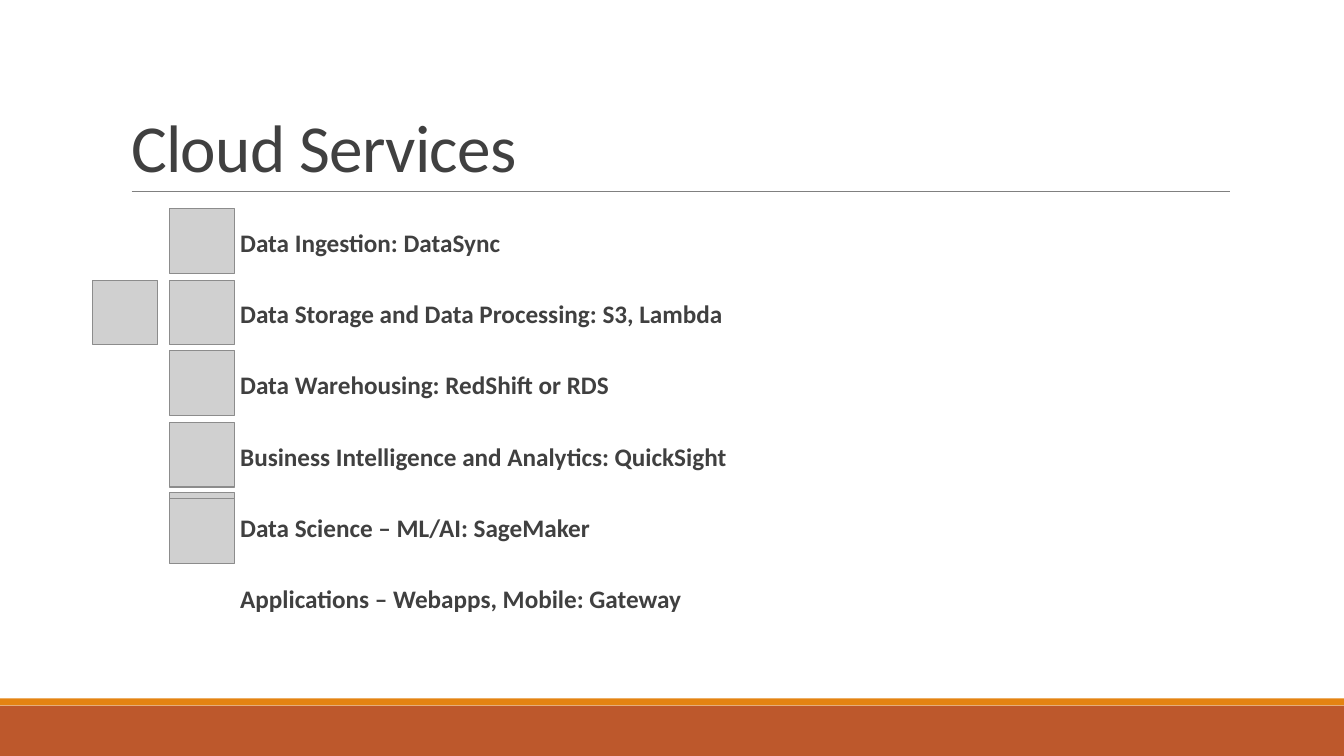
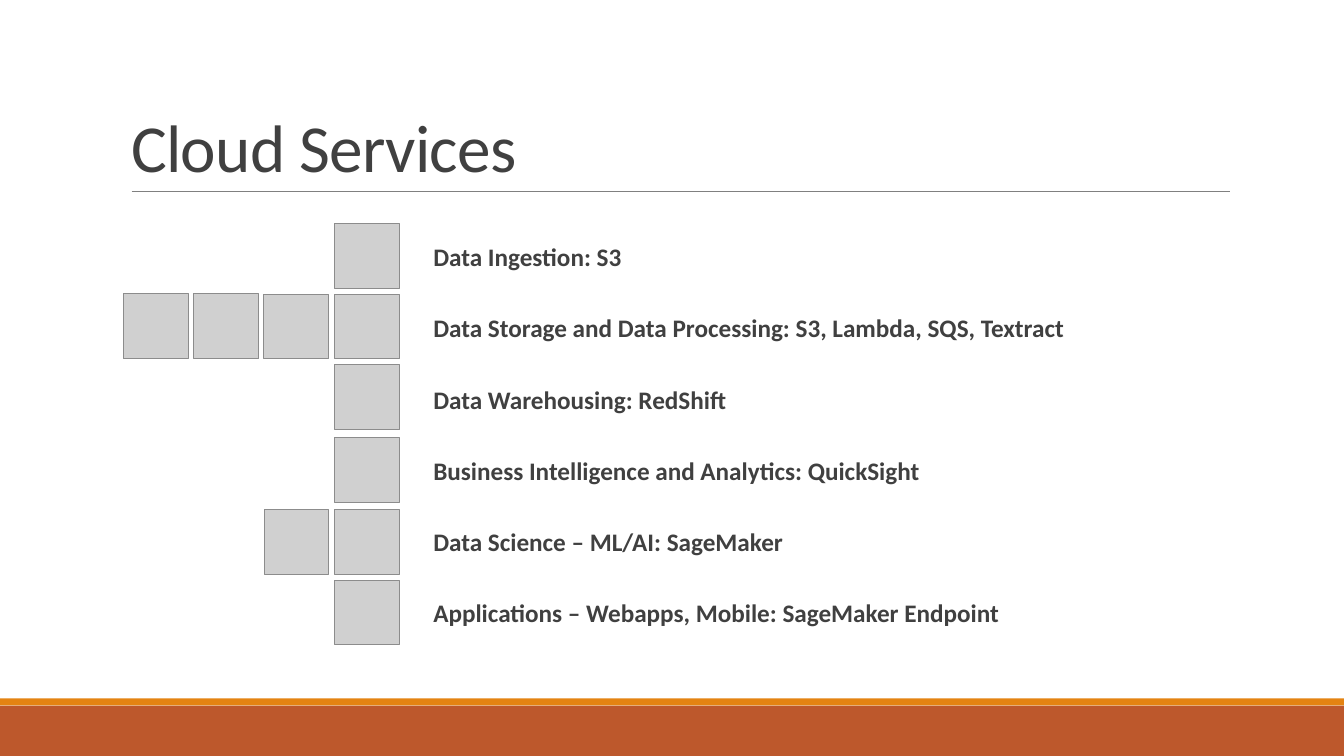
Before and after one commit to samswain2/MSiA-SQ, a slide deck: slide 5 of MSiA 423/hw01/hw01_deck.pptx. Drawn at 1344x756 pixels with LibreOffice and Linux fonts; fonts in the diff are those of the drawing; grey boxes stand for pictures. Boxes give left, top, right and bottom in pixels: in the first picture for what was removed or moved away, otherwise in the second. Text is boxed around its words. In the diff, an @@ line names an element or a change of style, - is before the commit and + after.

```diff
--- a/MSiA 423/hw01/hw01_deck.pptx
+++ b/MSiA 423/hw01/hw01_deck.pptx
@@ picture removed at box(169, 209, 234, 273) @@
@@ picture added at box(335, 224, 399, 288) @@
@@ text "Data Ingestion: S3": place and size @@
-text "Data Ingestion: S3" at box(240, 234, 727, 612)
+text "Data Ingestion: S3" at box(433, 248, 1064, 627)
@@ text at box(433, 248, 1064, 414): text changed @@
-  Data Ingestion: DataSync
-  Data Storage and Data Processing: S3, Lambda
-  Data Warehousing: RedShift or RDS
+  Data Ingestion: S3
+  Data Storage and Data Processing: S3, Lambda, SQS, Textract
+  Data Warehousing: RedShift
@@ picture added at box(123, 293, 189, 359) @@
@@ picture added at box(194, 293, 259, 359) @@
@@ picture: place and size @@
-picture at box(93, 280, 157, 345)
+picture at box(264, 294, 329, 359)
@@ picture: place and size @@
-picture at box(169, 280, 234, 345)
+picture at box(335, 294, 399, 359)
@@ picture removed at box(169, 351, 234, 415) @@
@@ picture added at box(335, 365, 399, 430) @@
@@ picture: place and size @@
-picture at box(169, 422, 234, 487)
+picture at box(335, 438, 399, 502)
@@ picture added at box(264, 510, 329, 575) @@
@@ picture: place and size @@
-picture at box(169, 499, 234, 564)
+picture at box(335, 510, 399, 575)
@@ picture: place and size @@
-picture at box(169, 493, 234, 558)
+picture at box(335, 581, 399, 645)
@@ text at box(433, 604, 999, 627): text changed @@
-  Applications – Webapps, Mobile: Gateway
+  Applications – Webapps, Mobile: SageMaker Endpoint
```
Also in this commit, not shown: 2 other slides changed, 5 slides added, 3 other files.
